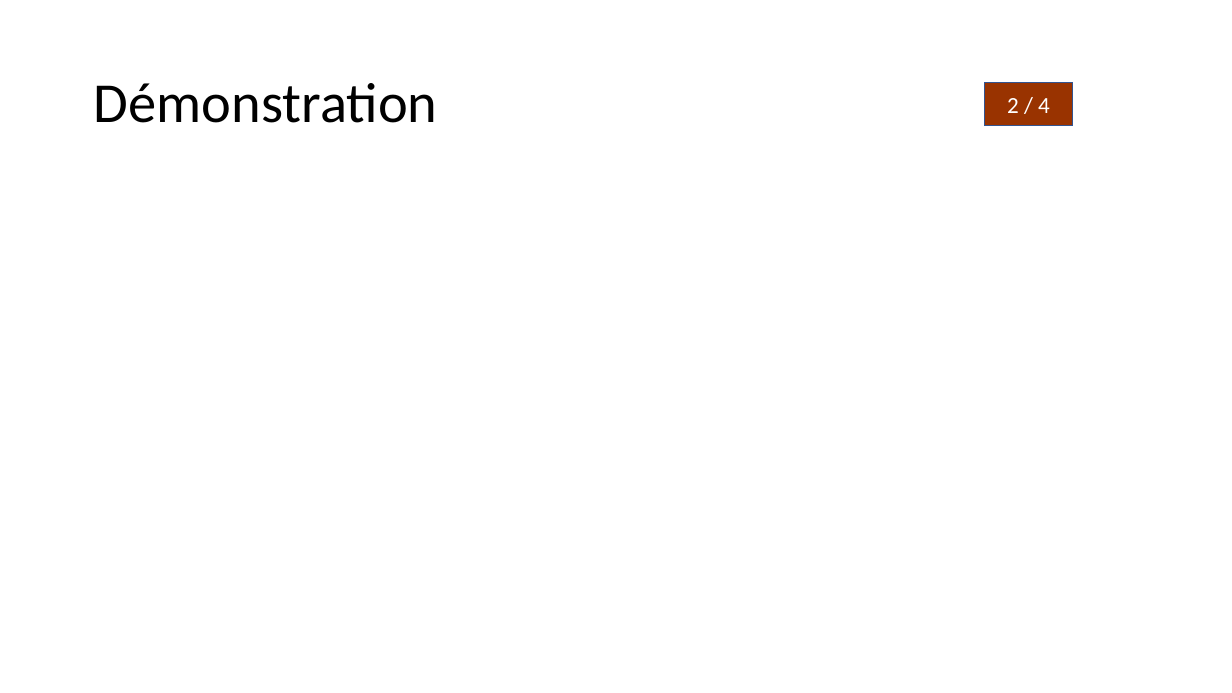
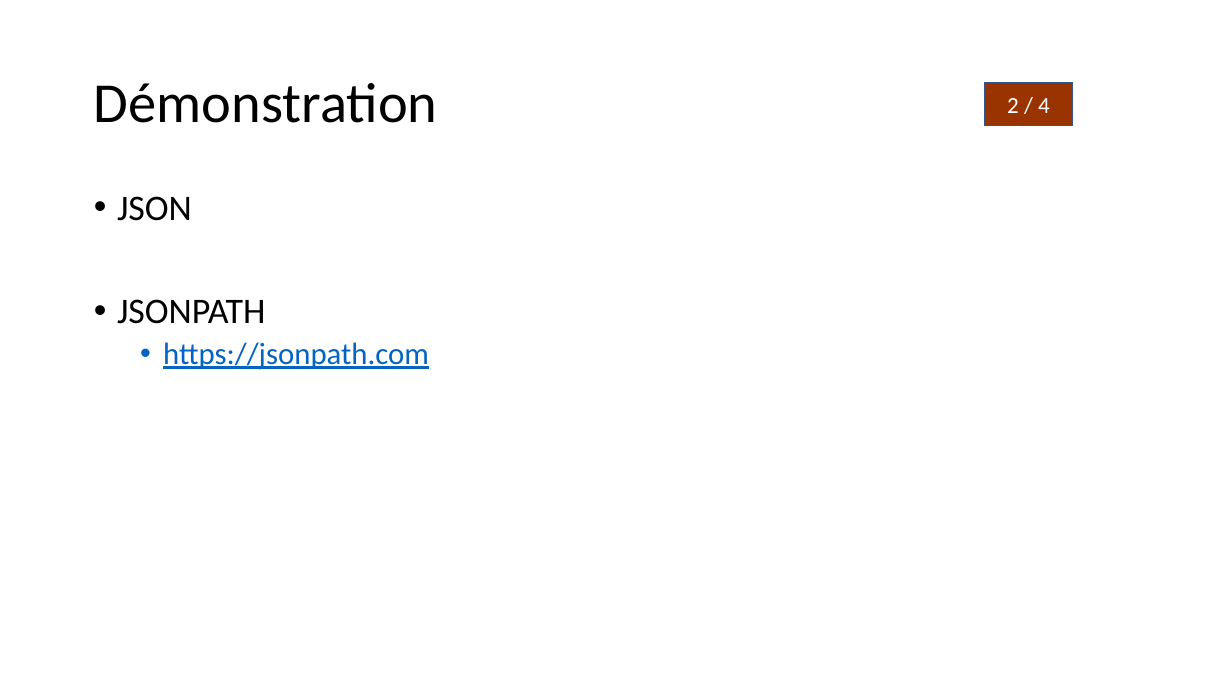
Before and after one commit to JuanitoLe/XML1, a slide deck: slide 17 of Présentation/XML_VS_JSON.pptx. Drawn at 1232x693 pixels with LibreOffice and Linux fonts; fonts in the diff are those of the drawing. Boxes give left, top, right and bottom in pixels: in the first picture for what was removed or moved away, otherwise in the second. Text is boxed around its words. In the diff, an @@ line names an element or a change of style, - is before the commit and + after.

```diff
--- a/Présentation/XML_VS_JSON.pptx
+++ b/Présentation/XML_VS_JSON.pptx
@@ text added at (117, 196, 429, 370), 24 pt, text #0563C1, underline @@
+• JSON
+• JSONPATH
+  • https://jsonpath.com
```
Also in this commit, not shown: 2 other slides changed.
